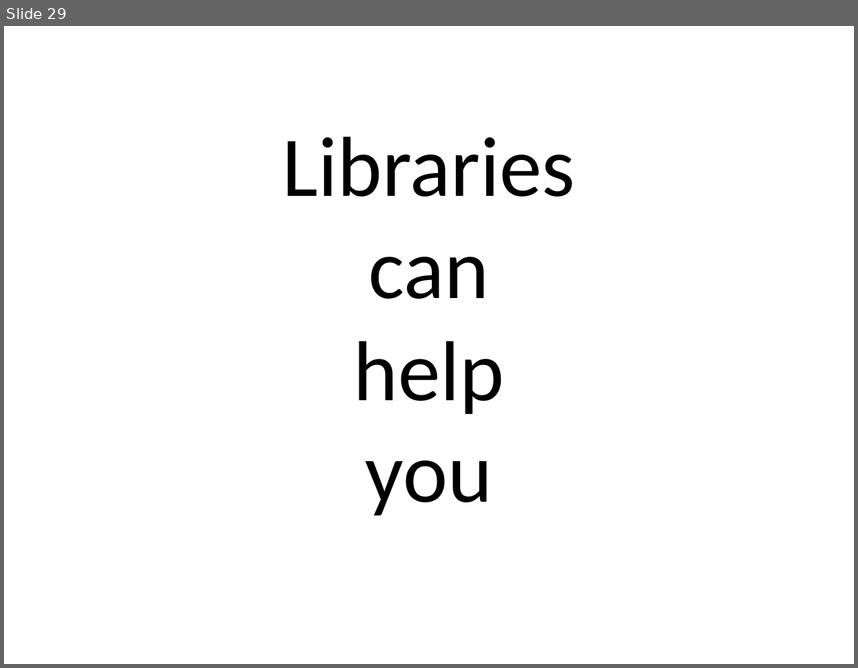
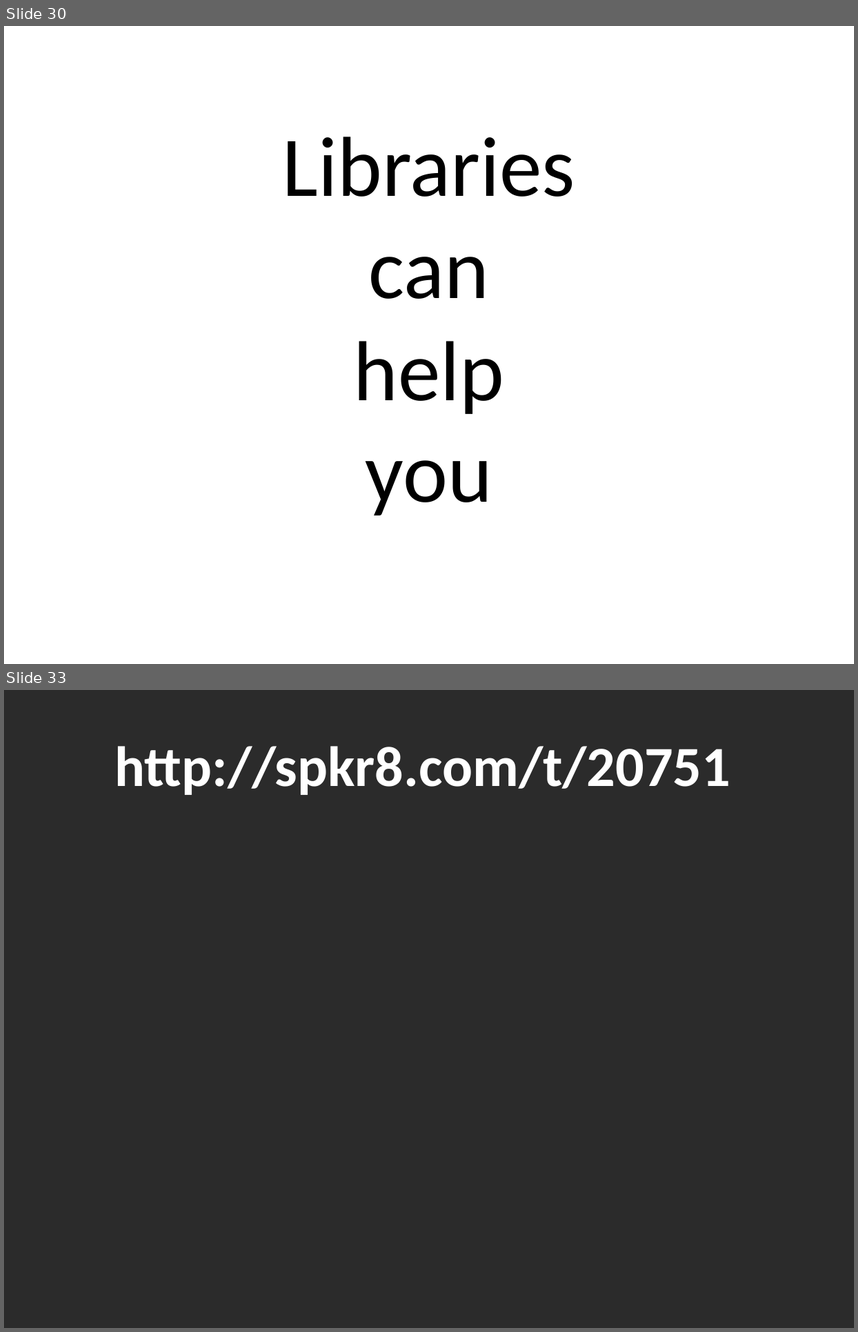
Before and after one commit to Mallioch/Presentations, a slide deck: 2013_3_16__touchy_web_applications__cowtowncc/touchy.pptx. Shown one above the other, each under a label of ours: slide 29 before the commit, slides 30 and 33 after it; the slides between them are not shown. The pictures are 858x668 and 858x1332 pixels, drawn with LibreOffice and Linux fonts; fonts in the diff are those of the drawing; background and template pictures are left out; a plain dark background stands for a picture behind light text. Boxes give left, top, right and bottom in pixels: in the first picture for what was removed or moved away, otherwise in the second. Text is boxed around its words. In the diff, an @@ line names an element or a change of style, - is before the commit and + after.

```diff
--- a/2013_3_16__touchy_web_applications__cowtowncc/touchy.pptx
+++ b/2013_3_16__touchy_web_applications__cowtowncc/touchy.pptx
@@ slide 33 added at [4, 690, 854, 1328], background picture (left out) @@
@@ text added at [115, 746, 731, 795], 48 pt, text #FFFFFF, bold @@
+http://spkr8.com/t/20751
@@ what was slide 29 is now slide 30 @@
```
Also in this commit, not shown: 5 slides changed, 2 other slides added, 25 other files.
